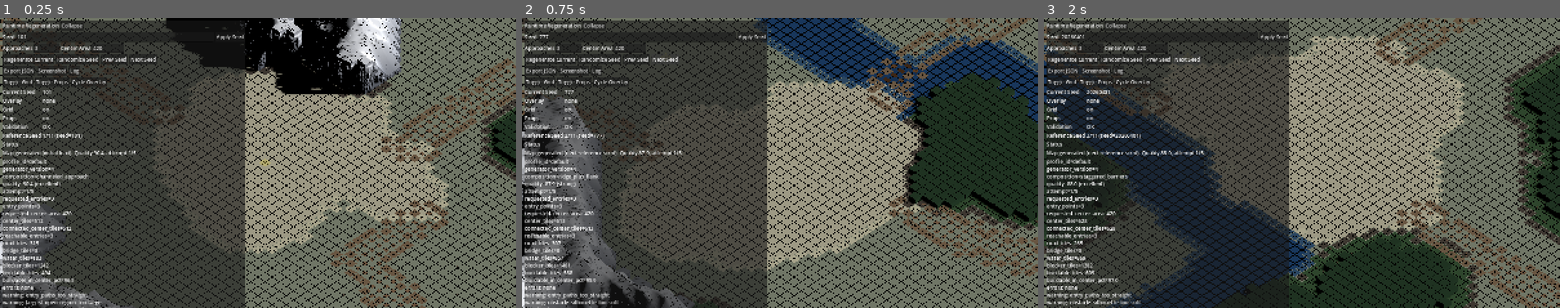
Above: before the commit, frames 1-3 (left to right).
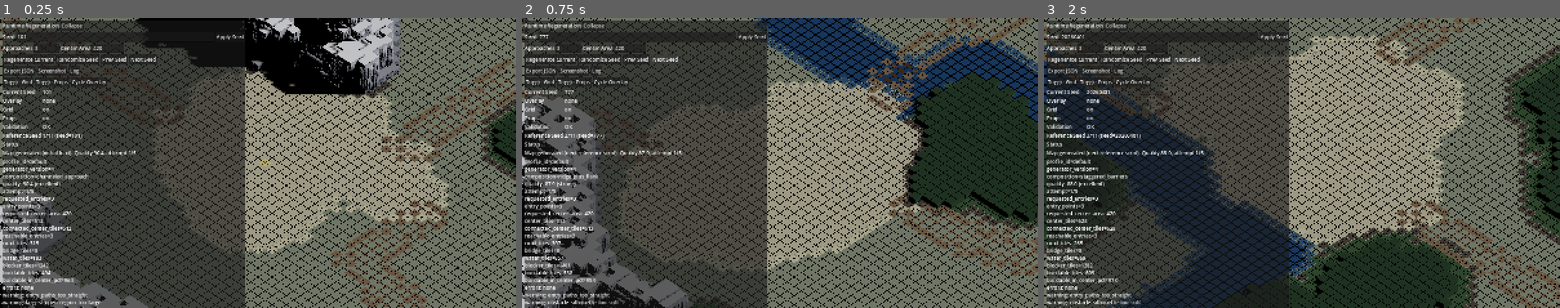
Above: after the commit, the same moments.

Repository: alex123321-maker/theGAME
Game: Godot game, scene res://scenes/bootstrap/bootstrap.tscn
The game is run twice, just before and just after one commit, with the same random seed, the same clock (stepped at 60 frames per second) and the same inputs.
Inputs:
- Up to frame 1 (0.25 s): no input
- Up to frame 2 (0.75 s): click "Next Seed" at 0.5 s
- Up to frame 3 (2 s): click "Next Seed" at 1.25 s

The runs differ from the first frame. In frame 1, 5.2% of the frame differs, in the area x 0-78%, y 0-100%; in frame 2, 5.0%; in frame 3, nothing differs.

Commit message:
Mountain mesh: cell-flat stepped tops and mask-driven top shading

Diff:
--- a/scripts/presentation/mountain_region_builder.gd
+++ b/scripts/presentation/mountain_region_builder.gd
@@ -14,6 +14,7 @@
 const MIN_GEOMETRY_PUSH_DELTA: float = 0.03
 const MIN_TRIANGLE_AREA_SQ: float = 0.0000005
 const TOP_BLOCK_PUSH_MULTIPLIER: float = 0.30
+const HEIGHT_STEP: float = 0.50
 const SMOOTH_GROUP_TOP: int = 0
 const SMOOTH_GROUP_CLIFF: int = 1
 
@@ -99,9 +100,10 @@
 func build_mesh(profile: Dictionary):
 	var cells: Array = profile.get("cells", [])
 	var cell_set: Dictionary = profile.get("cell_set", {})
-	var corner_samples: Dictionary = profile.get("corner_samples", {})
+	var stepped_height_map: Dictionary = profile.get("stepped_height_map", profile.get("height_map", {}))
+	var zone_map: Dictionary = profile.get("zone_map", {})
 	var shore_sides: Dictionary = profile.get("shore_sides", {})
-	if cells.is_empty() or corner_samples.is_empty():
+	if cells.is_empty() or stepped_height_map.is_empty() or zone_map.is_empty():
 		return null
 
 	var surface := SurfaceTool.new()
@@ -110,88 +112,82 @@
 
 	for raw_cell in cells:
 		var cell: Vector2i = raw_cell
+		var cell_height: float = float(stepped_height_map.get(cell, 0.0))
+		if cell_height <= MIN_VISIBLE_HEIGHT:
+			continue
+		var cell_sample: Dictionary = _cell_mesh_sample(zone_map, cell, cell_height)
+
 		var nw_corner := Vector2i(cell.x, cell.y)
 		var ne_corner := Vector2i(cell.x + 1, cell.y)
 		var se_corner := Vector2i(cell.x + 1, cell.y + 1)
 		var sw_corner := Vector2i(cell.x, cell.y + 1)
 
-		var nw_sample: Dictionary = _corner_sample(corner_samples, nw_corner)
-		var ne_sample: Dictionary = _corner_sample(corner_samples, ne_corner)
-		var se_sample: Dictionary = _corner_sample(corner_samples, se_corner)
-		var sw_sample: Dictionary = _corner_sample(corner_samples, sw_corner)
-
-		var nw: Vector3 = _corner_world(nw_corner, nw_sample)
-		var ne: Vector3 = _corner_world(ne_corner, ne_sample)
-		var se: Vector3 = _corner_world(se_corner, se_sample)
-		var sw: Vector3 = _corner_world(sw_corner, sw_sample)
-
-		if maxf(maxf(nw.y, ne.y), maxf(se.y, sw.y)) > MIN_VISIBLE_HEIGHT:
-			_add_blocky_top_face(
-				surface,
-				nw, nw_sample,
-				sw, sw_sample,
-				se, se_sample,
-				ne, ne_sample,
-				float(cell.x + cell.y * 12.3)
-			)
+		var nw: Vector3 = _grid_corner_world(nw_corner, cell_height)
+		var ne: Vector3 = _grid_corner_world(ne_corner, cell_height)
+		var se: Vector3 = _grid_corner_world(se_corner, cell_height)
+		var sw: Vector3 = _grid_corner_world(sw_corner, cell_height)
+
+		_add_flat_top_face(surface, nw, sw, se, ne, cell_sample)
+		has_geometry = true
+
+		if _add_side_cliff_if_needed(
+			surface,
+			cell,
+			Vector2i(cell.x, cell.y - 1),
+			"north",
+			cell_set,
+			stepped_height_map,
+			cell_sample,
+			nw,
+			ne,
+			Vector3(0.0, 0.0, -1.0),
+			shore_sides
+		):
 			has_geometry = true
 
-		var ground_nw: Vector3 = _ground_world(nw_corner, nw_sample)
-		var ground_ne: Vector3 = _ground_world(ne_corner, ne_sample)
-		var ground_se: Vector3 = _ground_world(se_corner, se_sample)
-		var ground_sw: Vector3 = _ground_world(sw_corner, sw_sample)
-
-		if not cell_set.has(Vector2i(cell.x, cell.y - 1)) and maxf(nw.y, ne.y) > MIN_VISIBLE_HEIGHT:
-			_add_cliff_face(
-				surface,
-				nw,
-				nw_sample,
-				ne,
-				ne_sample,
-				ground_nw,
-				ground_ne,
-				Vector3(0.0, 0.0, -1.0),
-				bool(shore_sides.get(_cell_side_key(cell, "north"), false))
-			)
+		if _add_side_cliff_if_needed(
+			surface,
+			cell,
+			Vector2i(cell.x + 1, cell.y),
+			"east",
+			cell_set,
+			stepped_height_map,
+			cell_sample,
+			ne,
+			se,
+			Vector3(1.0, 0.0, 0.0),
+			shore_sides
+		):
 			has_geometry = true
-		if not cell_set.has(Vector2i(cell.x + 1, cell.y)) and maxf(ne.y, se.y) > MIN_VISIBLE_HEIGHT:
-			_add_cliff_face(
-				surface,
-				ne,
-				ne_sample,
-				se,
-				se_sample,
-				ground_ne,
-				ground_se,
-				Vector3(1.0, 0.0, 0.0),
-				bool(shore_sides.get(_cell_side_key(cell, "east"), false))
-			)
+
+		if _add_side_cliff_if_needed(
+			surface,
+			cell,
+			Vector2i(cell.x, cell.y + 1),
+			"south",
+			cell_set,
+			stepped_height_map,
+			cell_sample,
+			se,
+			sw,
+			Vector3(0.0, 0.0, 1.0),
+			shore_sides
+		):
 			has_geometry = true
-		if not cell_set.has(Vector2i(cell.x, cell.y + 1)) and maxf(se.y, sw.y) > MIN_VISIBLE_HEIGHT:
-			_add_cliff_face(
-				surface,
-				se,
-				se_sample,
-				sw,
-				sw_sample,
-				ground_se,
-				ground_sw,
-				Vector3(0.0, 0.0, 1.0),
-				bool(shore_sides.get(_cell_side_key(cell, "south"), false))
-			)
-			has_geometry = true
-		if not cell_set.has(Vector2i(cell.x - 1, cell.y)) and maxf(sw.y, nw.y) > MIN_VISIBLE_HEIGHT:
-			_add_cliff_face(
-				surface,
-				sw,
-				sw_sample,
-				nw,
-				nw_sample,
-				ground_sw,
-				ground_nw,
-				Vector3(-1.0, 0.0, 0.0),
-				bool(shore_sides.get(_cell_side_key(cell, "west"), false))
-			)
+
+		if _add_side_cliff_if_needed(
+			surface,
+			cell,
+			Vector2i(cell.x - 1, cell.y),
+			"west",
+			cell_set,
+			stepped_height_map,
+			cell_sample,
+			sw,
+			nw,
+			Vector3(-1.0, 0.0, 0.0),
+			shore_sides
+		):
 			has_geometry = true
 
 	if not has_geometry:
@@ -297,6 +293,11 @@
 		var relief: float = _local_relief(cell, height_map, cell_set, peak_height)
 		zone_map[cell] = _build_zone_sample(context, relief, profile_type, summit_profile, type_config, edge_set.has(cell))
 
+	var stepped_height_map: Dictionary = {}
+	for raw_cell in cells:
+		var cell: Vector2i = raw_cell
+		stepped_height_map[cell] = _snap_height(float(height_map.get(cell, 0.0)))
+
 	profile["center"] = center
 	profile["boundary_cells"] = boundary_cells
 	profile["distance_map"] = distance_map
@@ -308,6 +309,7 @@
 	profile["branches"] = branches
 	profile["peak_height"] = peak_height
 	profile["height_map"] = height_map
+	profile["stepped_height_map"] = stepped_height_map
 	profile["zone_map"] = zone_map
 	profile["shore_sides"] = _build_shore_side_map(cells, cell_set, map_data)
 	profile["corner_samples"] = _build_corner_samples(profile)
@@ -918,6 +920,69 @@
 		(float(corner.y) * WorldGridProjection3DClass.TILE_WORLD_SIZE) - half_tile + offset.y
 	)
 
+func _cell_mesh_sample(zone_map: Dictionary, cell: Vector2i, height_value: float) -> Dictionary:
+	var zone: Dictionary = zone_map.get(cell, {})
+	return {
+		"height": height_value,
+		"cap": clampf(float(zone.get("cap", 0.0)), 0.0, 1.0),
+		"cliff": clampf(float(zone.get("cliff", 0.0)), 0.0, 1.0),
+		"foot": clampf(float(zone.get("foot", 0.0)), 0.0, 1.0),
+		"ridge": clampf(float(zone.get("ridge", 0.0)), 0.0, 1.0),
+		"ledge": clampf(float(zone.get("ledge", 0.0)), 0.0, 1.0),
+		"offset": Vector2.ZERO,
+	}
+
+func _grid_corner_world(corner: Vector2i, y_value: float) -> Vector3:
+	var half_tile: float = WorldGridProjection3DClass.TILE_WORLD_SIZE * 0.5
+	return Vector3(
+		(float(corner.x) * WorldGridProjection3DClass.TILE_WORLD_SIZE) - half_tile,
+		y_value,
+		(float(corner.y) * WorldGridProjection3DClass.TILE_WORLD_SIZE) - half_tile
+	)
+
+func _add_flat_top_face(
+	surface: SurfaceTool,
+	nw: Vector3,
+	sw: Vector3,
+	se: Vector3,
+	ne: Vector3,
+	sample: Dictionary
+) -> void:
+	var top_sample: Dictionary = sample.duplicate(true)
+	top_sample["cap"] = maxf(float(top_sample.get("cap", 0.0)), 0.92)
+	top_sample["cliff"] = minf(float(top_sample.get("cliff", 0.0)) * 0.18, 0.22)
+	var top_color: Color = _vertex_color(top_sample)
+	_add_quad(surface, nw, top_color, sw, top_color, se, top_color, ne, top_color, SMOOTH_GROUP_TOP)
+
+func _add_side_cliff_if_needed(
+	surface: SurfaceTool,
+	cell: Vector2i,
+	neighbor: Vector2i,
+	side_name: String,
+	cell_set: Dictionary,
+	height_map: Dictionary,
+	cell_sample: Dictionary,
+	top_a: Vector3,
+	top_b: Vector3,
+	outward: Vector3,
+	shore_sides: Dictionary
+) -> bool:
+	var top_height: float = top_a.y
+	var is_boundary: bool = not cell_set.has(neighbor)
+	var base_height: float = 0.0
+	if not is_boundary:
+		base_height = float(height_map.get(neighbor, 0.0))
+		if top_height <= base_height + MIN_VISIBLE_HEIGHT:
+			return false
+	if top_height - base_height <= MIN_VISIBLE_HEIGHT:
+		return false
+
+	var base_a: Vector3 = Vector3(top_a.x, base_height, top_a.z)
+	var base_b: Vector3 = Vector3(top_b.x, base_height, top_b.z)
+	var is_shore: bool = is_boundary and bool(shore_sides.get(_cell_side_key(cell, side_name), false))
+	_add_cliff_face(surface, top_a, cell_sample, top_b, cell_sample, base_a, base_b, outward, is_shore)
+	return true
+
 func _vertex_color(sample: Dictionary) -> Color:
 	return Color(
 		clampf(float(sample.get("cap", 0.0)), 0.0, 1.0),
@@ -1353,6 +1418,14 @@
 	var t: float = clampf((point - from_point).dot(segment) / length_squared, 0.0, 1.0)
 	return point.distance_to(from_point + (segment * t))
 
+func _snap_height(value: float) -> float:
+	if value <= MIN_VISIBLE_HEIGHT:
+		return 0.0
+	var snapped: float = roundf(value / HEIGHT_STEP) * HEIGHT_STEP
+	if snapped < HEIGHT_STEP:
+		snapped = HEIGHT_STEP
+	return snapped
+
 func _noise_01(x: int, y: int, salt: int) -> float:
 	var value: int = GenerationUtilsClass.hash2d(x, y, salt) % 1000
 	return float(value) / 999.0
--- a/scripts/presentation/mountain_surface.gdshader
+++ b/scripts/presentation/mountain_surface.gdshader
@@ -79,8 +79,10 @@
 	vec3 world_normal = normalize((INV_VIEW_MATRIX * vec4(NORMAL, 0.0)).xyz);
 	vec3 light_dir = normalize(light_direction);
 
-	// 1. Изолируем верхние грани (плато) от вертикальных скал по нормали
-	float is_top = smoothstep(0.4, 0.7, world_normal.y);
+	// 1. Изолируем верхние грани (плато) от вертикальных скал по данным меша, а не по сглаженной нормали
+	float cap_mask = clamp(vertex_mask.r, 0.0, 1.0);
+	float cliff_data = clamp(vertex_mask.g, 0.0, 1.0);
+	float is_top = smoothstep(0.55, 0.85, cap_mask) * (1.0 - smoothstep(0.25, 0.55, cliff_data));
 
 	// 2. Глубина (Fake Ambient Occlusion) - у подножия горы темнее, макушки светлее
 	float height_ao = smoothstep(-1.0, 8.0, local_position.y);
@@ -111,13 +113,13 @@
 	float detail_rough = triplanar_gray(detail_roughness_tex, world_position, world_normal, 1.0);
 	float detail_normal = triplanar_gray(detail_normal_tex, world_position + vec3(13.7, 5.3, 17.1), world_normal, 1.15);
 
-	float cliff_mask = smoothstep(0.35, 0.85, world_normal.y);
-	float detail_mix = detail_albedo_strength * cliff_mask;
+	float detail_cap_mask = smoothstep(0.35, 0.85, is_top);
+	float detail_mix = detail_albedo_strength * detail_cap_mask;
 	vec3 detail_tint = mix(vec3(1.0), detail_color, detail_mix);
 	vec3 textured_albedo = albedo * detail_tint;
 
-	float cavity = pow(clamp(1.0 - detail_luma, 0.0, 1.0), 1.35) * detail_cavity_strength * cliff_mask;
-	float micro_shadow = abs(detail_normal - 0.5) * 2.0 * detail_micro_shadow_strength * cliff_mask;
+	float cavity = pow(clamp(1.0 - detail_luma, 0.0, 1.0), 1.35) * detail_cavity_strength * detail_cap_mask;
+	float micro_shadow = abs(detail_normal - 0.5) * 2.0 * detail_micro_shadow_strength * detail_cap_mask;
 	float crack_noise = noise2d((world_position.xz * crack_scale) + vec2(17.0, 9.0));
 	float crack_mask = smoothstep(0.72, 0.96, crack_noise + (cavity * 0.35)) * crack_strength * (0.25 + cliff_weight * 0.75);
 	textured_albedo = mix(textured_albedo, textured_albedo * crack_color.rgb, crack_mask * 0.38);
